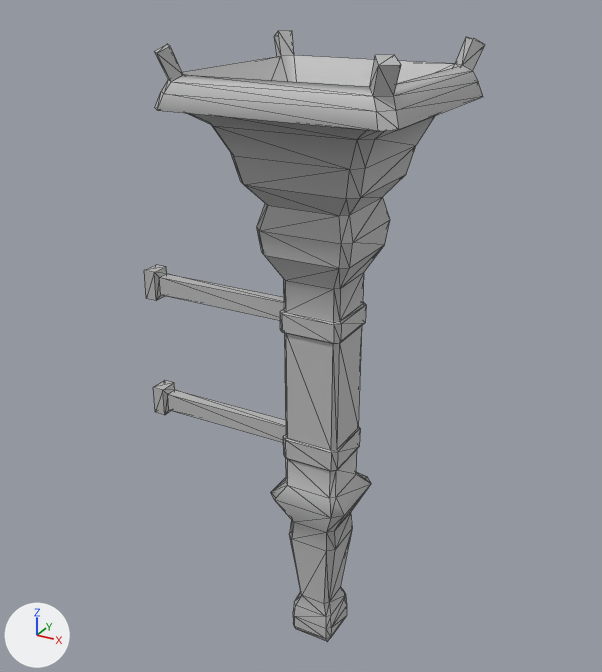
The FBX model Resource/FBX/Torch.fbx, before and after one commit.
Camera for both pictures: a 50 mm camera at (0.00469, -0.00918, 0.00204) aimed at (-0.00041, 0.00009, -0.0026). Every picture has the same lights, and +X, +Y and +Z are marked at lower left. Mesh edges are drawn as thin lines. Where no turn or scale is listed for an object, it has been applied to the vertices.

Objects in the first picture: 'Torch'.
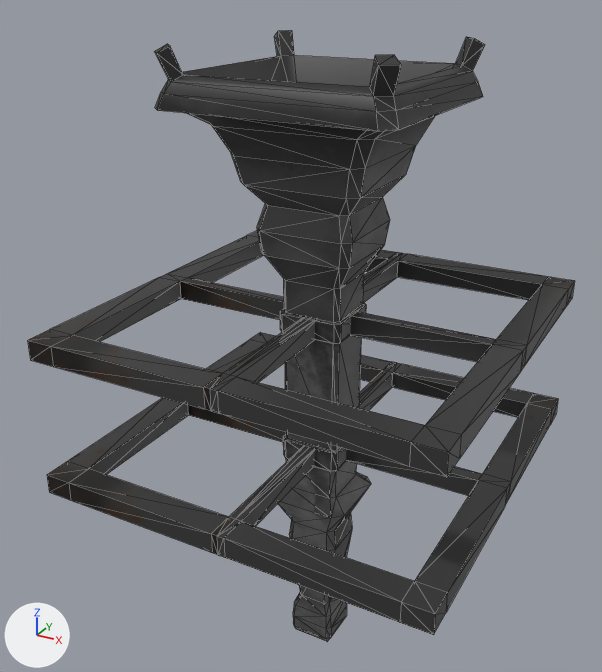
The change, as a list of edits to the scene's bpy script:
```text
Add img_torch_uv_done_png:
    img_torch_uv_done_png = load_image('Torch_UV_DONE.png', '../Texture/Torch_UV_DONE.png', 512, 512, 'sRGB')
Add mat_lambert19:
    mat_lambert19 = principled_material('lambert19')
    mat_lambert19.texture = img_torch_uv_done_png  # with its transparency
Change me_mesh:
    used by ob_torch; location = (0.0, 0.0, 0.0)
    remove me_mesh.from_pydata(...)  # 280 vertices, 548 faces; spans x -0.0029..0.00149, y -0.00151..0.00151, z -0.00748..0.00128
    add me_mesh.from_pydata(...)  # 432 vertices, 868 faces; spans x -0.00267..0.00267, y -0.00267..0.00267, z -0.00748..0.00128
    me_mesh part 1: a new loose piece of 92 vertices spanning x -0.00267..0.00267, y -0.00267..0.00267, z -0.00234..-0.00207, in mat_lambert19 (picture img_torch_uv_done_png)
    me_mesh part 2
    24 vertices are removed from x -0.0029..-0.00031, y -0.00014..0.00014, z -0.00435..-0.00199
    54 faces are deleted
    52 vertices are added at x -0.00267..0.00267, y -0.00267..0.00267, z -0.00427..-0.00399
    6 new vertices lie (0.00009, 0.0, 0.0) away from vertices in x 0.0, y -0.00267..-0.00031, z -0.00427..-0.00399
    6 new vertices lie (0.0, 0.00221, 0.0) away from vertices in x -0.00267..0.0023, y -0.0023..0.00009, z -0.00427..-0.00399
    6 new vertices lie (0.00037, 0.0, 0.0) away from vertices in x 0.0023, y -0.00267..-0.00009, z -0.00427..-0.00399
    8 new vertices lie (0.0, 0.00037, 0.0) away from vertices in x -0.00267..0.00267, y 0.0023, z -0.00427..-0.00399
    6 new vertices lie (-0.00009, 0.0, 0.0) away from vertices in x 0.0, y 0.00031..0.00267, z -0.00427..-0.00399
    186 new faces join them
    me_mesh part 3: 494 faces spanning x -0.00153..0.00149, y -0.00151..0.00151, z -0.00748..0.00128 switch from mat_lambert1 (grey #bcbcbc) to mat_lambert19 (picture img_torch_uv_done_png)
```

Where the change shows, as pixel boxes [x1, y1, x2, y2] in the pictures (602 x 672 px):
'Torch', reshaped (60% wider): before [144, 30, 485, 642]; after [28, 30, 575, 642]
part 1 of me_mesh, added (black): after [28, 231, 575, 477]
part 2 of me_mesh, built on: before [144, 265, 286, 443]; after [47, 332, 558, 635]
part 3 of me_mesh, recoloured: [154, 30, 485, 642] in both
